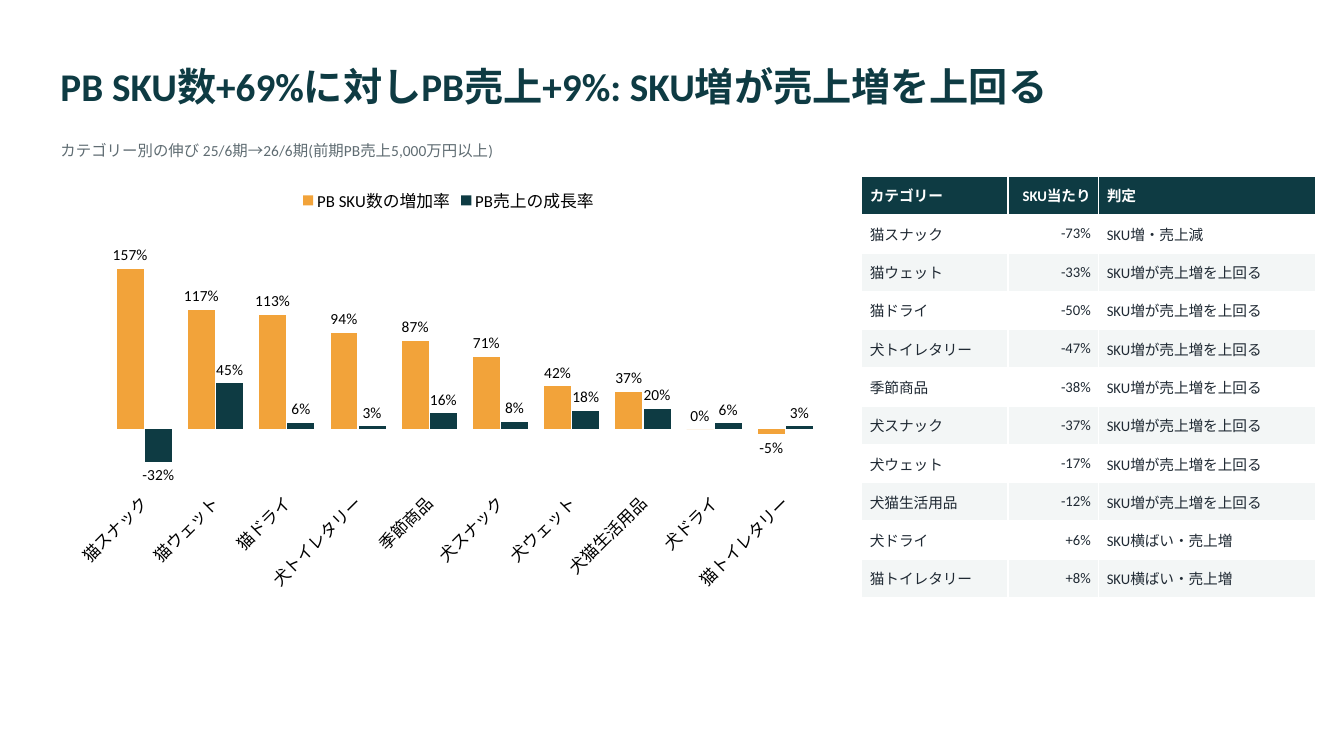
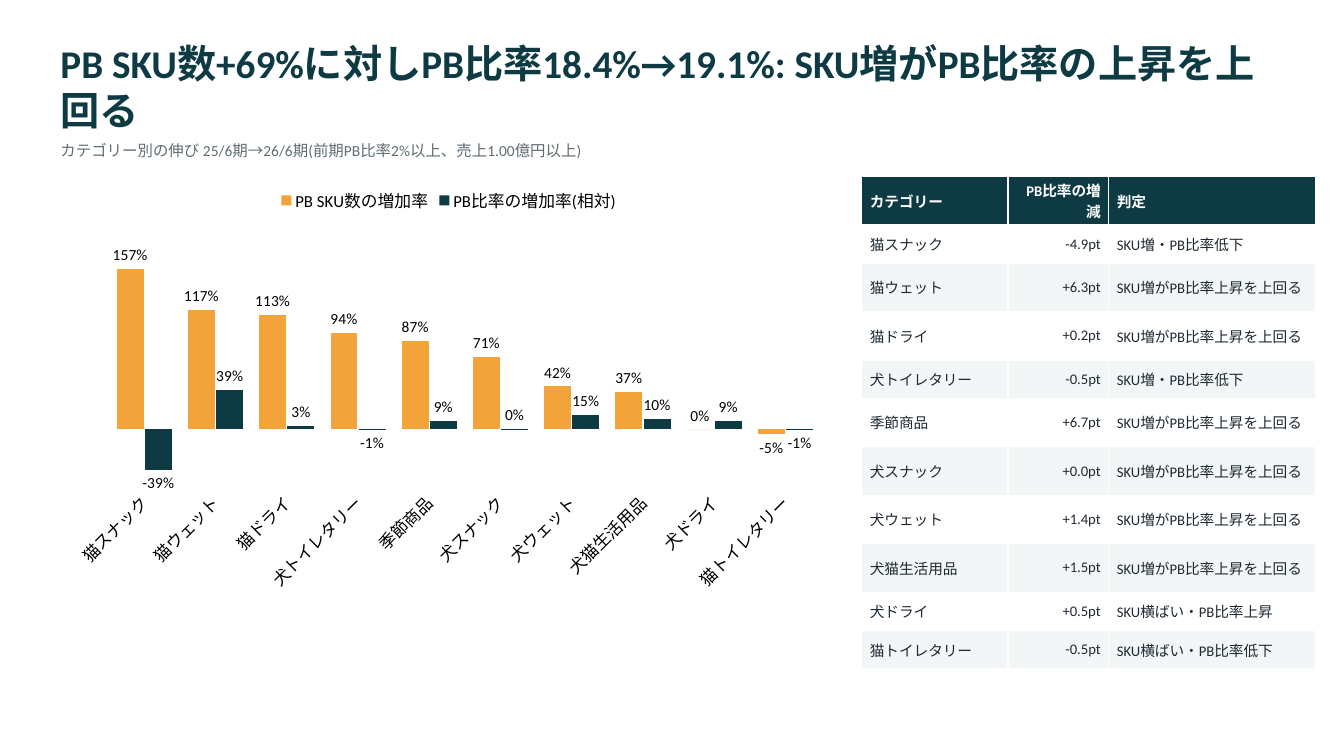
Before and after one commit to akhatri404/trial, a slide deck: slide 7 of 開発方向性 コミュニケーション資料2_PBレポート (2).pptx (slide 8 before the commit). Drawn at 1344x756 pixels with LibreOffice and Linux fonts; fonts in the diff are those of the drawing. Boxes give left, top, right and bottom in pixels: in the first picture for what was removed or moved away, otherwise in the second. Text is boxed around its words. In the diff, an @@ line names an element or a change of style, - is before the commit and + after.

```diff
--- a/開発方向性 コミュニケーション資料2_PBレポート (2).pptx
+++ b/開発方向性 コミュニケーション資料2_PBレポート (2).pptx
@@ title at bbox=[60, 45, 786, 82]: text changed @@
-PB SKU数+69%に対しPB売上+9%: SKU増が売上増を上回る
+PB SKU数+69%に対しPB比率18.4%→19.1%: SKU増がPB比率の上昇を上回る
@@ text at bbox=[60, 143, 581, 158]: text changed @@
-カテゴリー別の伸び 25/6期→26/6期(前期PB売上5,000万円以上)
+カテゴリー別の伸び 25/6期→26/6期(前期PB比率2%以上、売上1.00億円以上)
@@ column chart at bbox=[60, 176, 837, 600] @@
-PB売上の成長率: -0.32, 0.45, 0.06, 0.03, 0.16, 0.08, 0.18, 0.2, 0.06, 0.03
+PB比率の増加率(相対): -0.39, 0.39, 0.03, -0.01, 0.09, 0, 0.14, 0.1, 0.09, -0.01
@@ table at bbox=[862, 176, 1316, 661] @@
-row 1, column 2: SKU当たり
+row 1, column 2: PB比率の増減
-row 2, column 2: -73%
+row 2, column 2: -4.9pt
-row 2, column 3: SKU増・売上減
+row 2, column 3: SKU増・PB比率低下
-row 3, column 2: -33%
+row 3, column 2: +6.3pt
-row 3, column 3: SKU増が売上増を上回る
+row 3, column 3: SKU増がPB比率上昇を上回る
-row 4, column 2: -50%
+row 4, column 2: +0.2pt
-row 4, column 3: SKU増が売上増を上回る
+row 4, column 3: SKU増がPB比率上昇を上回る
-row 5, column 2: -47%
+row 5, column 2: -0.5pt
-row 5, column 3: SKU増が売上増を上回る
+row 5, column 3: SKU増・PB比率低下
-row 6, column 2: -38%
+row 6, column 2: +6.7pt
-row 6, column 3: SKU増が売上増を上回る
+row 6, column 3: SKU増がPB比率上昇を上回る
-row 7, column 2: -37%
+row 7, column 2: +0.0pt
-row 7, column 3: SKU増が売上増を上回る
+row 7, column 3: SKU増がPB比率上昇を上回る
-row 8, column 2: -17%
+row 8, column 2: +1.4pt
-row 8, column 3: SKU増が売上増を上回る
+row 8, column 3: SKU増がPB比率上昇を上回る
-row 9, column 2: -12%
+row 9, column 2: +1.5pt
-row 9, column 3: SKU増が売上増を上回る
+row 9, column 3: SKU増がPB比率上昇を上回る
-row 10, column 2: +6%
+row 10, column 2: +0.5pt
-row 10, column 3: SKU横ばい・売上増
+row 10, column 3: SKU横ばい・PB比率上昇
-row 11, column 2: +8%
+row 11, column 2: -0.5pt
-row 11, column 3: SKU横ばい・売上増
+row 11, column 3: SKU横ばい・PB比率低下
```
Also in this commit, not shown: 11 other slides changed, 2 slides added, 4 slides removed, 2 other files.
